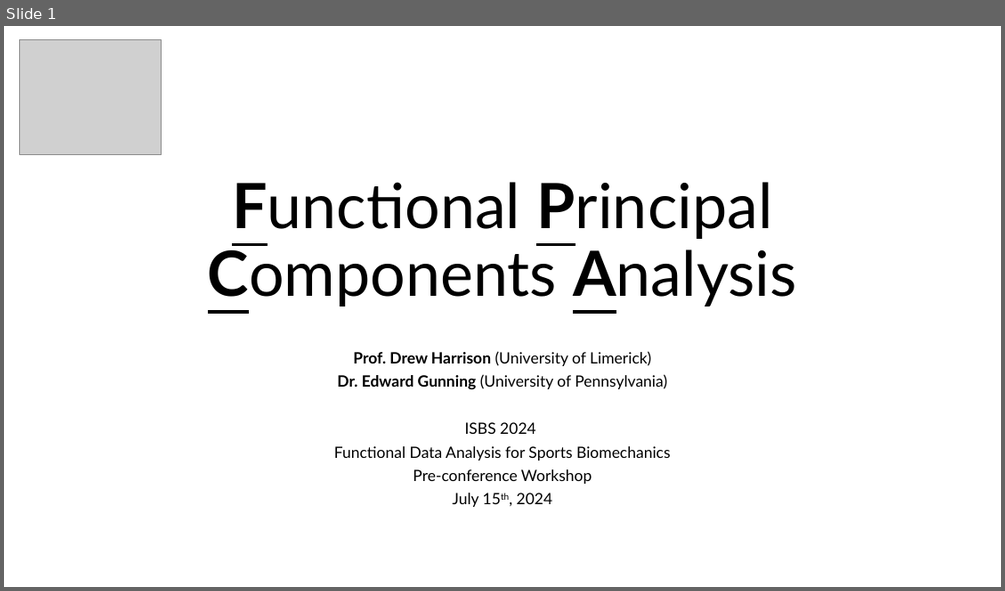
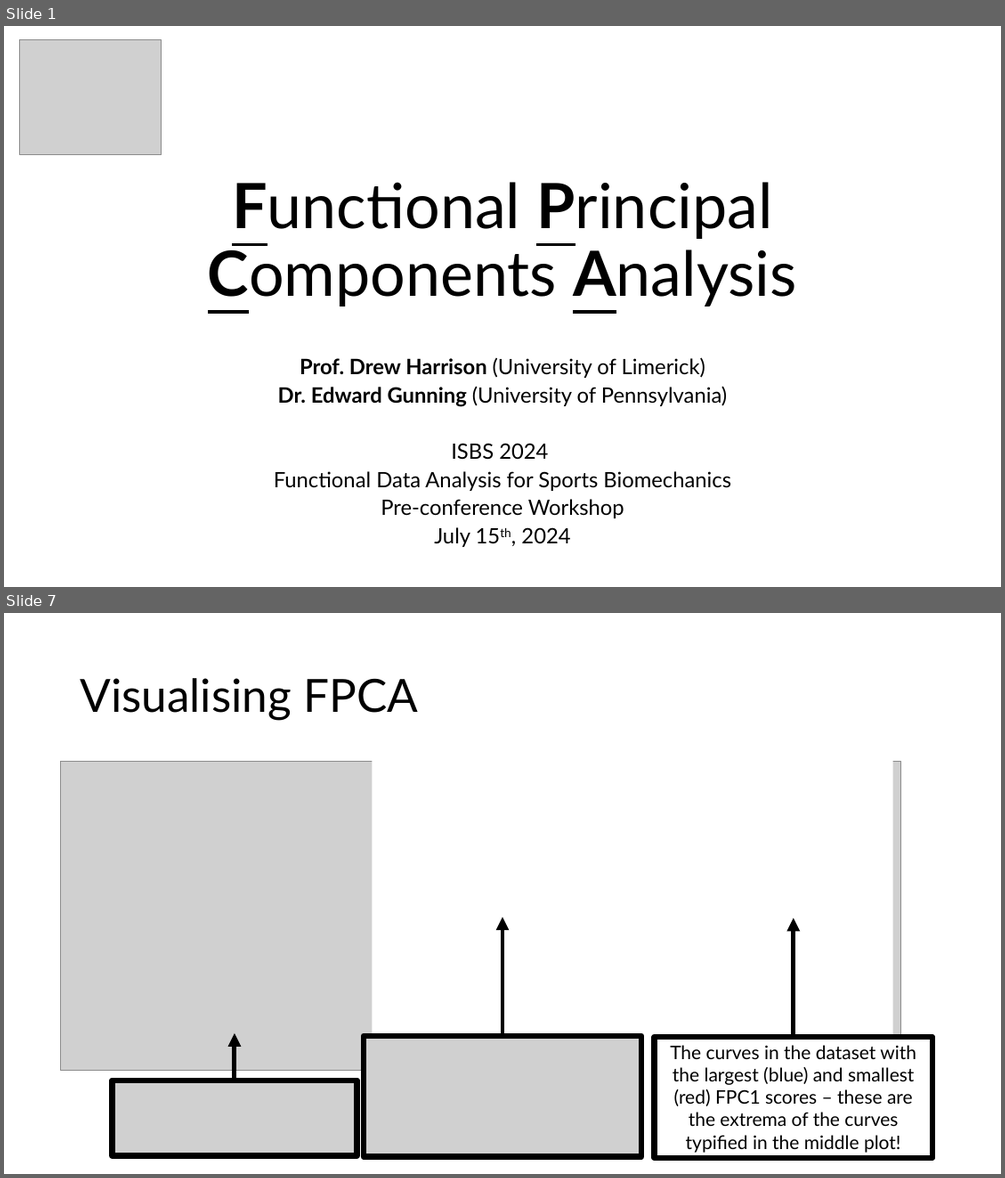
Before and after one commit to edwardgunning/ISBS-Short-Course, a slide deck: slides/04-fpca.pptx. Shown one above the other, each under a label of ours: slide 1 before the commit, slides 1 and 7 after it; the slides between them are not shown. The pictures are 1005x591 and 1005x1178 pixels, drawn with LibreOffice and Linux fonts; fonts in the diff are those of the drawing; grey boxes stand for pictures; background and template pictures are left out. Boxes give left, top, right and bottom in pixels: in the first picture for what was removed or moved away, otherwise in the second. Text is boxed around its words. In the diff, an @@ line names an element or a change of style, - is before the commit and + after.

Commit message:
Add fpca slides update readme

```diff
--- a/slides/04-fpca.pptx
+++ b/slides/04-fpca.pptx
@@ slide 7 added at (4, 613, 1001, 1174), background #FFFFFF @@
@@ title added at (80, 678, 418, 720), 44 pt, text #000000 @@
+Visualising FPCA
@@ rectangle added at (372, 740, 633, 1080), fill #FFFFFF @@
@@ picture added at (61, 761, 900, 1070) @@
@@ rectangle added at (632, 757, 893, 1097), fill #FFFFFF @@
@@ arrow added from (502, 1036) to (502, 916), #000000 4.25 pt @@
@@ arrow added from (793, 1037) to (793, 918), #000000 4.25 pt @@
@@ arrow added from (235, 1080) to (235, 1033), #000000 4.25 pt @@
@@ picture added at (364, 1036, 642, 1157) @@
@@ rectangle added at (655, 1037, 933, 1159), fill #FFFFFF, outline #000000 5.5 pt, 18 pt, text #000000 @@
+The curves in the dataset with the largest (blue) and smallest (red) FPC1 scores – these are the extrema of the curves typified in the middle plot!
@@ picture added at (112, 1080, 357, 1156) @@
@@ slide 1 changed as well @@
@@ subtitle "Prof. Drew Harrison (University of ..." at (274, 357, 731, 547): size 15 to 20.4 pt @@
```
Also in this commit, not shown: 13 other slides added, 2 other files.
